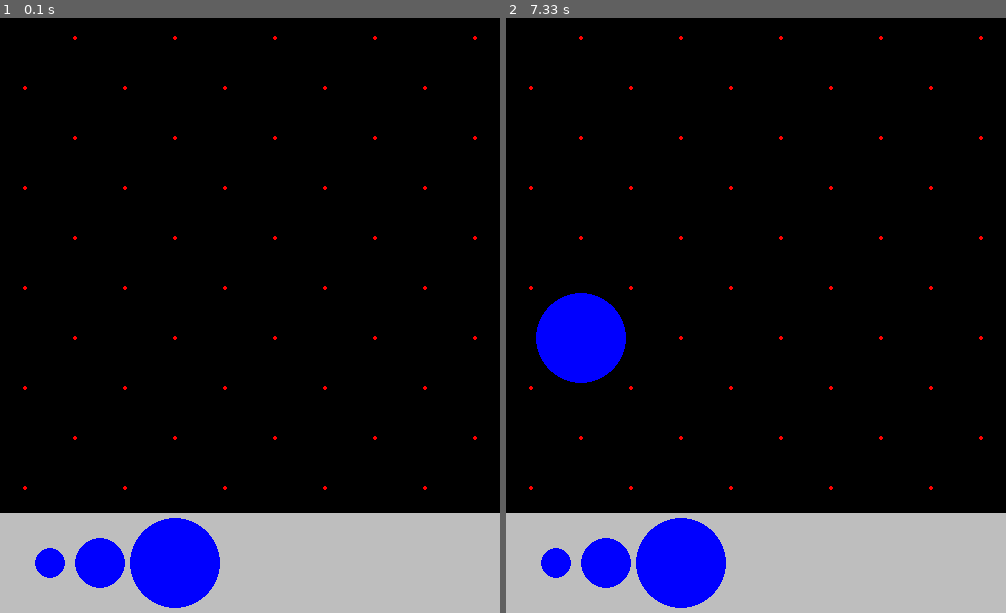
Above: before the commit, frames 1-2 (left to right).
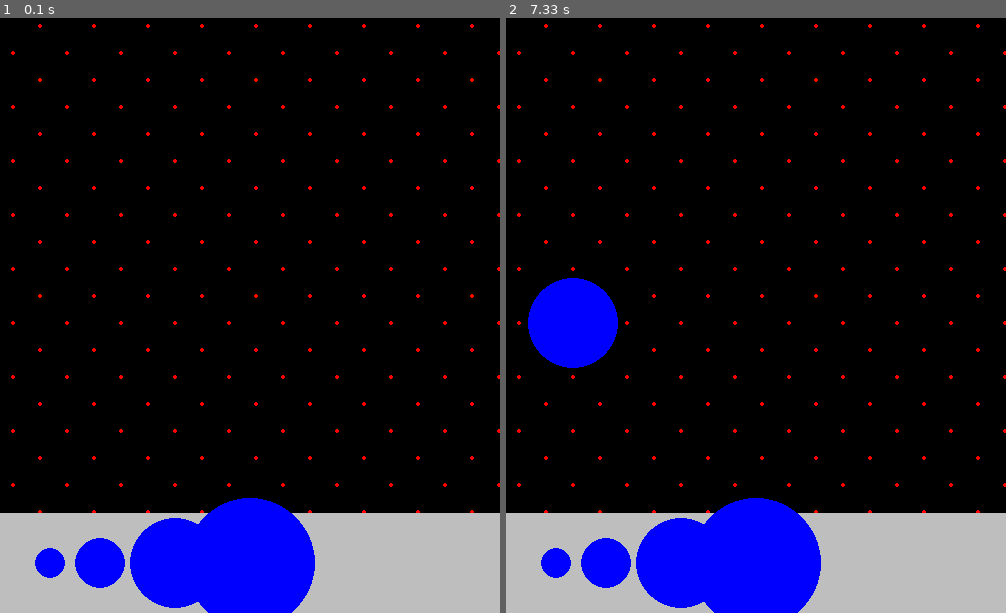
Above: after the commit, the same moments.

Repository: Albie-nayland/Climbing-wall-CSC-project
Game: pygame game, started from Pygame.py
Same seed, same stepped clock (60 frames per second), same inputs: the game is played once before the commit and once after it.
Inputs (mouse positions are in pixels of both pictures, inside the frame that each line leads up to):
- Up to frame 1 (0.1 s): no input
- Up to frame 2 (7.33 s): press the mouse at (686, 541) at 7.1 s; move the mouse to (641, 434) at 7.2 s; move the mouse to (596, 333) at 7.3 s

The runs differ from the first frame. In frame 1, 4.4% of the frame differs, in the area x 2-100%, y 1-100%; in frame 2, 5.4%.

Commit message:
Fixed bug

Diff:
--- a/Pygame.py
+++ b/Pygame.py
@@ -17,21 +17,23 @@
 does_offset = 1
 mouse_offset = 0
 wall_spots = []
-holds_dict = {"small" : 10, "medium" : 10, "large" : 10}
+holds_dict = {"small" : 5, "medium" : 5, "large" : 5, "extra large" : 5}
+holds_home = {"small" : (50, 550), "medium" : (100, 550), "large" : (175, 550)}
 holds_full_dict = {}
 for i in holds_dict:
     for n in range(holds_dict[i]):
         if i == "small":
             holds_full_dict.update({len(holds_full_dict) : [50, 550, 15]})
-
         elif i == "medium":
             holds_full_dict.update({len(holds_full_dict) : [100, 550, 25]})
         elif i == "large":
             holds_full_dict.update({len(holds_full_dict) : [175, 550, 45]})
+        elif i == "extra large":
+            holds_full_dict.update({len(holds_full_dict) : [250, 550, 65]})
 holds_used = {}
 holding_index = None
 
-y_hole_distance = 50
+y_hole_distance = 27
 x_hole_distance = 2*y_hole_distance
 
 mouse_down = False
@@ -89,8 +91,8 @@
         else:
             hold_offset = x_hole_distance/4
         if holds_full_dict[i][1] < 500:
-            coord = (holds_full_dict[i][0] - (holds_full_dict[i][0] % x_hole_distance) + hold_offset, (holds_full_dict[i][1] - (holds_full_dict[i][1] % y_hole_distance) + y_hole_distance/2))
-            py.draw.circle(screen, "blue", coord, holds_full_dict[i][2])
+            holds_full_dict[i][0], holds_full_dict[i][1] = (holds_full_dict[i][0] - (holds_full_dict[i][0] % x_hole_distance) + hold_offset, (holds_full_dict[i][1] - (holds_full_dict[i][1] % y_hole_distance) + y_hole_distance/2))
+            py.draw.circle(screen, "blue", (holds_full_dict[i][0], holds_full_dict[i][1]), holds_full_dict[i][2])
         else:
             py.draw.circle(screen, "blue", (holds_full_dict[i][0], holds_full_dict[i][1]), holds_full_dict[i][2])
 
